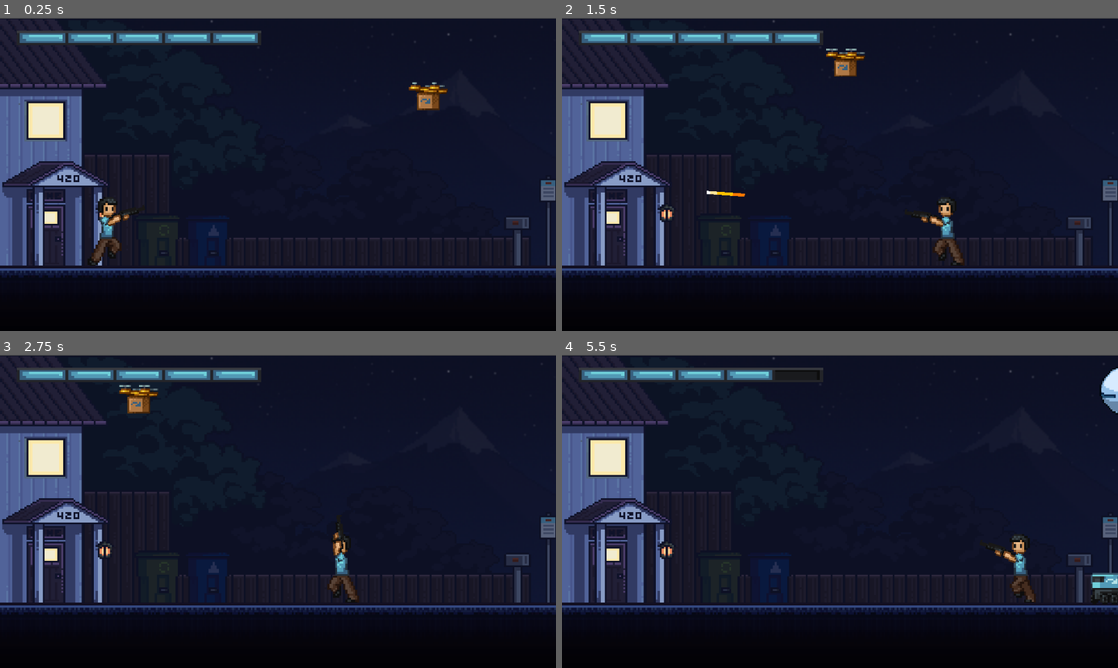
Above: before the commit, frames 1-4 (two rows, left to right).
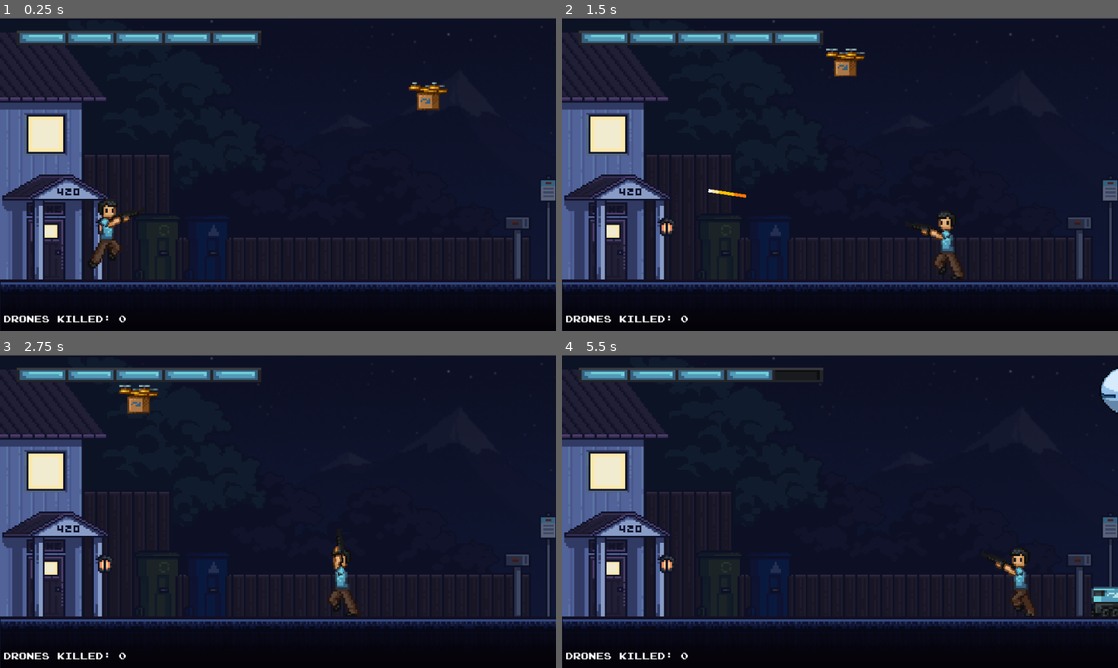
Above: after the commit, the same moments.

Repository: revanj/amazon-defense
Game: Godot game, scene res://GameScene.tscn
Two runs of this game, one before a commit and one after it. Both use one fixed random seed, a clock stepped at 60 frames per second and the inputs below.
Inputs (mouse positions are in pixels of both pictures, inside the frame that each line leads up to):
- Up to frame 1 (0.25 s): no input
- Up to frame 2 (1.5 s): move the mouse to (962, 158) at 0.52 s; hold D (right) from 0.53 s (still down); click (962, 158) at 0.6 s; tap Space (jump) at 0.77 s; move the mouse to (728, 190) at 1.27 s; click (728, 190) at 1.35 s
- Up to frame 3 (2.75 s): tap Space (jump) at 1.52 s; move the mouse to (333, 442) at 2.02 s; release D (right) at 2.03 s; hold A (left) from 2.03 s (still down); click (333, 442) at 2.1 s
- Up to frame 4 (5.5 s): move the mouse to (812, 574) at 2.77 s; release A (left) at 2.78 s; hold D (right) 2.78-4.28 s; click (812, 574) at 2.85 s; tap Space (jump) at 3.02, 3.77, 4.52 s; move the mouse to (1006, 558) at 3.52 s; click (1006, 558) at 3.6 s; move the mouse to (673, 464) at 4.27 s; hold A (left) 4.28-5.03 s; click (673, 464) at 4.35 s; move the mouse to (867, 511) at 5.02 s; hold D (right) from 5.03 s (still down); click (867, 511) at 5.1 s

The runs differ from the first frame. In frame 1, 8.8% of the frame differs, in the area x 0-100%, y 21-100%; in frame 2, 9.4%; in frame 3, 9.3%; in frame 4, 9.9%, in the area x 0-100%, y 4-100%.

Commit message:
make score system working, add blimp explosion, fix small bugs

Diff:
--- a/EndScene.gd
+++ b/EndScene.gd
@@ -7,6 +7,10 @@
 	$RichTextLabel.text = "You resisted " + str(ScoreKeeper.score) + " of Bezos' Drones"
 
 
-# Called every frame. 'delta' is the elapsed time since the previous frame.
-func _process(delta):
-	pass
+func _on_retry_button_pressed():
+	get_tree().change_scene_to_file("res://GameScene.tscn")
+
+
+
+func _on_main_menu_button_pressed():
+	get_tree().change_scene_to_file("res://TitleScene.tscn")
--- a/EndScene.tscn
+++ b/EndScene.tscn
@@ -36,3 +36,6 @@
 offset_right = 734.0
 offset_bottom = 420.0
 text = "You resisted bezos"
+
+[connection signal="pressed" from="RetryButton" to="." method="_on_retry_button_pressed"]
+[connection signal="pressed" from="MainMenuButton" to="." method="_on_main_menu_button_pressed"]
--- a/GameScene.tscn
+++ b/GameScene.tscn
@@ -60,7 +60,7 @@
 position = Vector2(1038, 92)
 
 [node name="CartSpawnPoint" type="Node2D" parent="DroneSpawner"]
-position = Vector2(1016, 429)
+position = Vector2(1017.5, 453)
 
 [node name="BlimpSpawnPoint" type="Node2D" parent="DroneSpawner"]
 position = Vector2(1257.02, 66.9044)
@@ -72,7 +72,7 @@
 texture = ExtResource("3_fygss")
 
 [node name="Floor" type="StaticBody2D" parent="." groups=["floor"]]
-position = Vector2(482, 426)
+position = Vector2(483.5, 450)
 scale = Vector2(1, 1.44)
 
 [node name="CollisionShape2D" type="CollisionShape2D" parent="Floor"]
@@ -87,7 +87,7 @@
 shape = SubResource("SegmentShape2D_f2eo7")
 
 [node name="House" type="StaticBody2D" parent="."]
-position = Vector2(68.6894, 106.884)
+position = Vector2(68.6894, 130)
 
 [node name="CollisionShape2D" type="CollisionShape2D" parent="House"]
 position = Vector2(-8.83149, 89.7498)
@@ -134,12 +134,13 @@
 
 [node name="Ground" type="Sprite2D" parent="."]
 texture_filter = 1
-position = Vector2(481.25, 486.25)
+position = Vector2(482.75, 510.25)
 scale = Vector2(3.21167, 4.19643)
 texture = ExtResource("7_oo481")
 
 [node name="CanvasLayer" parent="." instance=ExtResource("9_pvex6")]
 
 [connection signal="area_entered" from="House/Area2D" to="Bookkeeper" method="on_enemy_entered"]
+[connection signal="body_entered" from="House/Area2D" to="Bookkeeper" method="on_area_2d_body_entered"]
 [connection signal="area_entered" from="Bounds" to="Bounds" method="on_area_entered"]
 [connection signal="body_entered" from="Bounds" to="Bounds" method="on_body_entered"]
--- a/Prefabs/Blimp.gd
+++ b/Prefabs/Blimp.gd
@@ -4,8 +4,16 @@
 @export var damage = 2
 var health = 4
 
+var moving = true
+
 @onready var anchor1 = $Anchor1
 @onready var anchor2 = $Anchor2
+
+@onready var mainsprite = $AnimatedSprite2D
+@onready var deathanim = $DeathAnim
+
+@onready var collideanim1 = $CollisionAnim
+@onready var collidenanim2 = $CollisionAnim2
 
 var projectile = preload("res://Prefabs/BlimpProjectile.tscn")
 
@@ -14,6 +22,8 @@
 
 func _ready():
 	while(true):
+		if !moving:
+			break
 		await get_tree().create_timer(1.5).timeout
 		for anchor in [anchor1, anchor2]:
 			var inst = projectile.instantiate()
@@ -23,6 +33,8 @@
 			inst.activate()
 
 func _physics_process(delta):
+	if !moving:
+		return
 	global_position.x -= delta * move_speed
 
 func hurt(bullet_damage):
@@ -30,5 +42,32 @@
 	if health <= 0:
 		die()
 
+func collide():
+	if moving == false:
+		return
+	moving = false
+	collideanim1.modulate.a = 1.0
+	collideanim1.play("default")
+	while true:
+		if collideanim1.frame == 2:
+			collidenanim2.modulate.a = 1.0
+			collidenanim2.play("default")
+			$AnimatedSprite2D.visible = false
+			$CollisionShape2D.visible = false
+			break
+		else:
+			await collideanim1.frame_changed
+	await collidenanim2.animation_finished
+	queue_free()
+
 func die():
+	if !moving:
+		return
+	ScoreKeeper.score += 1
+	moving = false
+	mainsprite.visible = false
+	$CollisionShape2D.visible = false
+	deathanim.modulate.a = 1.0
+	deathanim.play("default")
+	await deathanim.animation_finished
 	queue_free()
--- a/Prefabs/Blimp.tscn
+++ b/Prefabs/Blimp.tscn
@@ -1,11 +1,63 @@
-[gd_scene load_steps=4 format=3 uid="uid://c3mhumhef1r3q"]
+[gd_scene load_steps=15 format=3 uid="uid://c3mhumhef1r3q"]
 
 [ext_resource type="Script" path="res://Prefabs/Blimp.gd" id="1_w0rt1"]
 [ext_resource type="SpriteFrames" uid="uid://43obvcpe3nq2" path="res://Art/blimp/blimp_sprite_frames.tres" id="2_hxgmi"]
+[ext_resource type="Texture2D" uid="uid://m5opaorderk8" path="res://Art/effects/effect_explodeair_1.png" id="3_6pmaf"]
+[ext_resource type="Texture2D" uid="uid://bqqhieobcqgim" path="res://Art/effects/effect_explodeair_2.png" id="4_fs2kx"]
+[ext_resource type="Texture2D" uid="uid://b3b1s2wkiw2s" path="res://Art/effects/effect_explodeair_3.png" id="5_8onob"]
+[ext_resource type="Texture2D" uid="uid://c7f48yv25xq1d" path="res://Art/effects/effect_explodeair_4.png" id="6_8ttch"]
+[ext_resource type="Texture2D" uid="uid://da1t4f3ms8q5y" path="res://Art/effects/effect_explode_1.png" id="7_h3xhs"]
+[ext_resource type="Texture2D" uid="uid://b7ps8gl14jji" path="res://Art/effects/effect_explode_2.png" id="8_b3j7o"]
+[ext_resource type="Texture2D" uid="uid://xydvh20q44i4" path="res://Art/effects/effect_explode_3.png" id="9_lnayh"]
+[ext_resource type="Texture2D" uid="uid://uhlbajfurow0" path="res://Art/effects/effect_explode_4.png" id="10_0bb00"]
+[ext_resource type="Texture2D" uid="uid://roek7wbsn46n" path="res://Art/effects/effect_explode_5.png" id="11_3tkbm"]
 
 [sub_resource type="CapsuleShape2D" id="CapsuleShape2D_maiqg"]
 radius = 57.0
 height = 360.0
+
+[sub_resource type="SpriteFrames" id="SpriteFrames_seefn"]
+animations = [{
+"frames": [{
+"duration": 1.0,
+"texture": ExtResource("7_h3xhs")
+}, {
+"duration": 1.0,
+"texture": ExtResource("8_b3j7o")
+}, {
+"duration": 1.0,
+"texture": ExtResource("9_lnayh")
+}, {
+"duration": 1.0,
+"texture": ExtResource("10_0bb00")
+}, {
+"duration": 1.0,
+"texture": ExtResource("11_3tkbm")
+}],
+"loop": false,
+"name": &"default",
+"speed": 5.0
+}]
+
+[sub_resource type="SpriteFrames" id="SpriteFrames_swcjr"]
+animations = [{
+"frames": [{
+"duration": 1.0,
+"texture": ExtResource("3_6pmaf")
+}, {
+"duration": 1.0,
+"texture": ExtResource("4_fs2kx")
+}, {
+"duration": 1.0,
+"texture": ExtResource("5_8onob")
+}, {
+"duration": 1.0,
+"texture": ExtResource("6_8ttch")
+}],
+"loop": false,
+"name": &"default",
+"speed": 5.0
+}]
 
 [node name="Blimp" type="Area2D" groups=["enemy"]]
 script = ExtResource("1_w0rt1")
@@ -17,12 +69,36 @@
 
 [node name="AnimatedSprite2D" type="AnimatedSprite2D" parent="."]
 texture_filter = 1
-scale = Vector2(2.79167, 2.85714)
+scale = Vector2(2.792, 2.792)
 sprite_frames = ExtResource("2_hxgmi")
 autoplay = "default"
+frame_progress = 0.783339
 
 [node name="Anchor1" type="Node2D" parent="."]
 position = Vector2(-75, 58)
 
 [node name="Anchor2" type="Node2D" parent="."]
 position = Vector2(45, 59)
+
+[node name="CollisionAnim" type="AnimatedSprite2D" parent="."]
+modulate = Color(1, 1, 1, 0)
+texture_filter = 1
+position = Vector2(-97, -8)
+scale = Vector2(4.52, 4.04)
+sprite_frames = SubResource("SpriteFrames_seefn")
+frame_progress = 0.566673
+
+[node name="CollisionAnim2" type="AnimatedSprite2D" parent="."]
+modulate = Color(1, 1, 1, 0)
+texture_filter = 1
+position = Vector2(68, -8)
+scale = Vector2(4.52, 4.04)
+sprite_frames = SubResource("SpriteFrames_seefn")
+frame_progress = 0.629066
+
+[node name="DeathAnim" type="AnimatedSprite2D" parent="."]
+modulate = Color(1, 1, 1, 0)
+texture_filter = 1
+position = Vector2(-20, 0.999999)
+scale = Vector2(6.01042, 5.26042)
+sprite_frames = SubResource("SpriteFrames_swcjr")
--- a/Prefabs/Cart.gd
+++ b/Prefabs/Cart.gd
@@ -7,7 +7,14 @@
 var move_speed = 150
 @onready var starting_height = global_position.y
 
+var moving = true
+
+@onready var shot_death_anim = $ShotDeathAnim
+@onready var house_death_anim = $HouseDeathAnim
+
 func _physics_process(delta):
+	if !moving:
+		return
 	global_position.x -= delta * move_speed
 
 func hurt(bullet_damage):
@@ -16,6 +23,38 @@
 		die()
 
 func die():
+	if !moving:
+		return
+	moving = false
+	shot_death_anim.modulate.a = 1.0
+	shot_death_anim.play("default")
+	while true:
+		if shot_death_anim.frame == 2:
+			$AnimatedSprite2D.visible = false
+			$Area2D.visible = false
+			$Top.visible = false
+			break
+		else:
+			await shot_death_anim.frame_changed
+	await shot_death_anim.animation_finished
+	queue_free()
+
+func collide():
+	if !moving:
+		return
+	ScoreKeeper.score += 1
+	moving = false
+	house_death_anim.modulate.a = 1.0
+	house_death_anim.play("default")
+	while true:
+		if house_death_anim.frame == 1:
+			$AnimatedSprite2D.visible = false
+			$Area2D.visible = false
+			$Top.visible = false
+			break
+		else:
+			await house_death_anim.frame_changed
+	await house_death_anim.animation_finished
 	queue_free()
 
 func on_top_body_entered(body):
--- a/Prefabs/Cart.tscn
+++ b/Prefabs/Cart.tscn
@@ -1,8 +1,17 @@
-[gd_scene load_steps=8 format=3 uid="uid://dngh7kwsiyjef"]
+[gd_scene load_steps=19 format=3 uid="uid://dngh7kwsiyjef"]
 
 [ext_resource type="Script" path="res://Prefabs/Cart.gd" id="1_k4s48"]
 [ext_resource type="Texture2D" uid="uid://b266qnyy0l8b" path="res://Art/cart/cart_1.png" id="1_nsnbg"]
 [ext_resource type="Texture2D" uid="uid://cn1ig5ab1fu1v" path="res://Art/cart/cart_2.png" id="2_j5hl8"]
+[ext_resource type="Texture2D" uid="uid://b7la6rvj4vay4" path="res://Art/effects/effect_death_1.png" id="4_aqgph"]
+[ext_resource type="Texture2D" uid="uid://y4ahocru5vfn" path="res://Art/effects/effect_death_2.png" id="5_truew"]
+[ext_resource type="Texture2D" uid="uid://7nnk70a65cat" path="res://Art/effects/effect_death_3.png" id="6_hyb0d"]
+[ext_resource type="Texture2D" uid="uid://bvu2u7s5x4sbp" path="res://Art/effects/effect_death_4.png" id="7_y7740"]
+[ext_resource type="Texture2D" uid="uid://da1t4f3ms8q5y" path="res://Art/effects/effect_explode_1.png" id="8_lubbi"]
+[ext_resource type="Texture2D" uid="uid://b7ps8gl14jji" path="res://Art/effects/effect_explode_2.png" id="9_vacet"]
+[ext_resource type="Texture2D" uid="uid://xydvh20q44i4" path="res://Art/effects/effect_explode_3.png" id="10_a8bia"]
+[ext_resource type="Texture2D" uid="uid://uhlbajfurow0" path="res://Art/effects/effect_explode_4.png" id="11_f2kk1"]
+[ext_resource type="Texture2D" uid="uid://roek7wbsn46n" path="res://Art/effects/effect_explode_5.png" id="12_cpw6t"]
 
 [sub_resource type="RectangleShape2D" id="RectangleShape2D_1qox2"]
 size = Vector2(83.3333, 67.5)
@@ -24,6 +33,49 @@
 "loop": true,
 "name": &"default",
 "speed": 5.0
+}]
+
+[sub_resource type="SpriteFrames" id="SpriteFrames_htrft"]
+animations = [{
+"frames": [{
+"duration": 1.0,
+"texture": ExtResource("4_aqgph")
+}, {
+"duration": 1.0,
+"texture": ExtResource("5_truew")
+}, {
+"duration": 1.0,
+"texture": ExtResource("6_hyb0d")
+}, {
+"duration": 1.0,
+"texture": ExtResource("7_y7740")
+}],
+"loop": false,
+"name": &"default",
+"speed": 12.0
+}]
+
+[sub_resource type="SpriteFrames" id="SpriteFrames_1a3ur"]
+animations = [{
+"frames": [{
+"duration": 1.0,
+"texture": ExtResource("8_lubbi")
+}, {
+"duration": 1.0,
+"texture": ExtResource("9_vacet")
+}, {
+"duration": 1.0,
+"texture": ExtResource("10_a8bia")
+}, {
+"duration": 1.0,
+"texture": ExtResource("11_f2kk1")
+}, {
+"duration": 1.0,
+"texture": ExtResource("12_cpw6t")
+}],
+"loop": false,
+"name": &"default",
+"speed": 12.0
 }]
 
 [node name="Cart" type="AnimatableBody2D" groups=["enemy"]]
@@ -50,13 +102,29 @@
 shape = SubResource("RectangleShape2D_cnyst")
 debug_color = Color(0.984314, 0, 0.337255, 0.419608)
 
-[node name="Sprite2D" type="AnimatedSprite2D" parent="."]
+[node name="AnimatedSprite2D" type="AnimatedSprite2D" parent="."]
 texture_filter = 1
 position = Vector2(-0.315716, -32.25)
 scale = Vector2(3.897, 4)
 sprite_frames = SubResource("SpriteFrames_0776q")
 autoplay = "default"
-frame_progress = 0.697344
+frame_progress = 0.510018
+
+[node name="ShotDeathAnim" type="AnimatedSprite2D" parent="."]
+modulate = Color(1, 1, 1, 0)
+texture_filter = 1
+position = Vector2(1.78571, -35.625)
+scale = Vector2(3.81653, 3.19853)
+sprite_frames = SubResource("SpriteFrames_htrft")
+frame = 3
+frame_progress = 1.0
+
+[node name="HouseDeathAnim" type="AnimatedSprite2D" parent="."]
+modulate = Color(1, 1, 1, 0)
+texture_filter = 1
+position = Vector2(1.19048, -38.75)
+scale = Vector2(2.57143, 2.35)
+sprite_frames = SubResource("SpriteFrames_1a3ur")
 
 [connection signal="body_entered" from="Area2D" to="." method="on_hurtbox_body_entered"]
 [connection signal="body_entered" from="Top" to="." method="on_top_body_entered"]
--- a/Prefabs/Drone.tscn
+++ b/Prefabs/Drone.tscn
@@ -57,9 +57,9 @@
 "duration": 1.0,
 "texture": ExtResource("12_348qc")
 }],
-"loop": true,
+"loop": false,
 "name": &"default",
-"speed": 5.0
+"speed": 12.0
 }]
 
 [node name="Drone" type="Area2D" groups=["enemy"]]
@@ -101,5 +101,3 @@
 position = Vector2(1, 11)
 scale = Vector2(1.82, 1.72)
 sprite_frames = SubResource("SpriteFrames_fwynn")
-frame = 4
-frame_progress = 0.0743134
--- a/Prefabs/DroneDrop.gd
+++ b/Prefabs/DroneDrop.gd
@@ -4,6 +4,5 @@
 	$AnimatedSprite2D/PackageStandard.activate()
 	super()
 
-
 func _ready():
 	$AnimatedSprite2D/PackageStandard.move_speed = self.move_speed
--- a/Prefabs/DropExplosionArea.tscn
+++ b/Prefabs/DropExplosionArea.tscn
@@ -42,7 +42,7 @@
 
 [node name="AnimatedSprite2D" type="AnimatedSprite2D" parent="."]
 texture_filter = 1
-position = Vector2(-0.999996, -18)
+position = Vector2(-1, -11)
 scale = Vector2(1.86667, 2.13333)
 sprite_frames = SubResource("SpriteFrames_a27hv")
 autoplay = "default"
--- a/Prefabs/ForwardShieldededDrone.tscn
+++ b/Prefabs/ForwardShieldededDrone.tscn
@@ -5,6 +5,6 @@
 
 [node name="Drone" instance=ExtResource("1_krkya")]
 
-[node name="Shield" parent="." index="3" instance=ExtResource("2_ci8t2")]
-position = Vector2(-12, 0)
-scale = Vector2(1, 1.28)
+[node name="Shield" parent="AnimatedSprite2D" index="1" instance=ExtResource("2_ci8t2")]
+position = Vector2(-4.2985, 0)
+scale = Vector2(0.358209, 0.448)
--- a/Prefabs/UI.tscn
+++ b/Prefabs/UI.tscn
@@ -1,8 +1,9 @@
-[gd_scene load_steps=4 format=3 uid="uid://dtiqxsodrnmd8"]
+[gd_scene load_steps=5 format=3 uid="uid://dtiqxsodrnmd8"]
 
 [ext_resource type="Script" path="res://UI.gd" id="1_wrtkq"]
 [ext_resource type="Texture2D" uid="uid://c8e1fokff7wnv" path="res://Art/health_bar/househealth_empty.png" id="2_00iwk"]
 [ext_resource type="Texture2D" uid="uid://7b3i0xund2y4" path="res://Art/health_bar/househealth_full.png" id="3_fy5e2"]
+[ext_resource type="FontFile" uid="uid://csjgvwmrc1vpn" path="res://Art/font/joystix monospace.otf" id="4_srwkm"]
 
 [node name="CanvasLayer" type="CanvasLayer" node_paths=PackedStringArray("crystal0", "crystal1", "crystal2", "crystal3", "crystal4")]
 script = ExtResource("1_wrtkq")
@@ -101,3 +102,12 @@
 size_flags_vertical = 3
 texture = ExtResource("3_fy5e2")
 expand_mode = 1
+
+[node name="Label" type="Label" parent="."]
+texture_filter = 1
+offset_left = 6.0
+offset_top = 509.0
+offset_right = 218.0
+offset_bottom = 532.0
+theme_override_fonts/font = ExtResource("4_srwkm")
+text = "DRONE KILLED: XX"
--- a/Scripts/Bookkeeper.gd
+++ b/Scripts/Bookkeeper.gd
@@ -7,4 +7,10 @@
 func on_enemy_entered(area):
 	if (area.is_in_group("enemy")):
 		UI.heath_dec(area.damage)
-		area.queue_free()
+		area.collide()
+
+
+func on_area_2d_body_entered(body):
+	if (body.is_in_group("enemy")):
+		UI.heath_dec(body.damage)
+		body.collide()
--- a/Scripts/Drone.gd
+++ b/Scripts/Drone.gd
@@ -22,19 +22,42 @@
 
 func hurt(bullet_damage):
 	health -= bullet_damage
-	if health <= 0:
+	if health <= 0 && moving:
 		die()
 
 func die():
+	if moving == false:
+		return
+	ScoreKeeper.score += 1
 	moving = false
 	shot_death_anim.modulate.a = 1.0
 	shot_death_anim.play("default")
+	while true:
+		if shot_death_anim.frame == 2:
+			$AnimatedSprite2D.visible = false
+			$CollisionShape2D.visible = false
+			$CollisionShape2D2.visible = false
+			break
+		else:
+			await shot_death_anim.frame_changed
+
+
 	await shot_death_anim.animation_finished
 	queue_free()
 
 func collide():
+	if moving == false:
+		return
 	moving = false
 	house_death_anim.modulate.a = 1.0
 	house_death_anim.play("default")
+	while true:
+		if house_death_anim.frame == 2:
+			$AnimatedSprite2D.visible = false
+			$CollisionShape2D.visible = false
+			$CollisionShape2D2.visible = false
+			break
+		else:
+			await house_death_anim.frame_changed
 	await house_death_anim.animation_finished
 	queue_free()
--- a/UI.gd
+++ b/UI.gd
@@ -11,7 +11,6 @@
 @onready var crystals = [crystal0, crystal1, crystal2, crystal3, crystal4]
 
 var current_health = 5
-var score = 0
 
 func heath_dec(amount):
 	current_health -= amount
@@ -25,6 +24,8 @@
 		end_sequence()
 
 func end_sequence():
-	ScoreKeeper.score = self.score
 	get_tree().call_group("projectile", "queue_free")
 	get_tree().change_scene_to_file("res://EndScene.tscn")
+
+func _process(delta):
+	$Label.text = "Drones killed: " + str(ScoreKeeper.score)
Binary file added: Art/font/joystix monospace.otf
Not shown, added: Art/font/joystix monospace.otf.import
